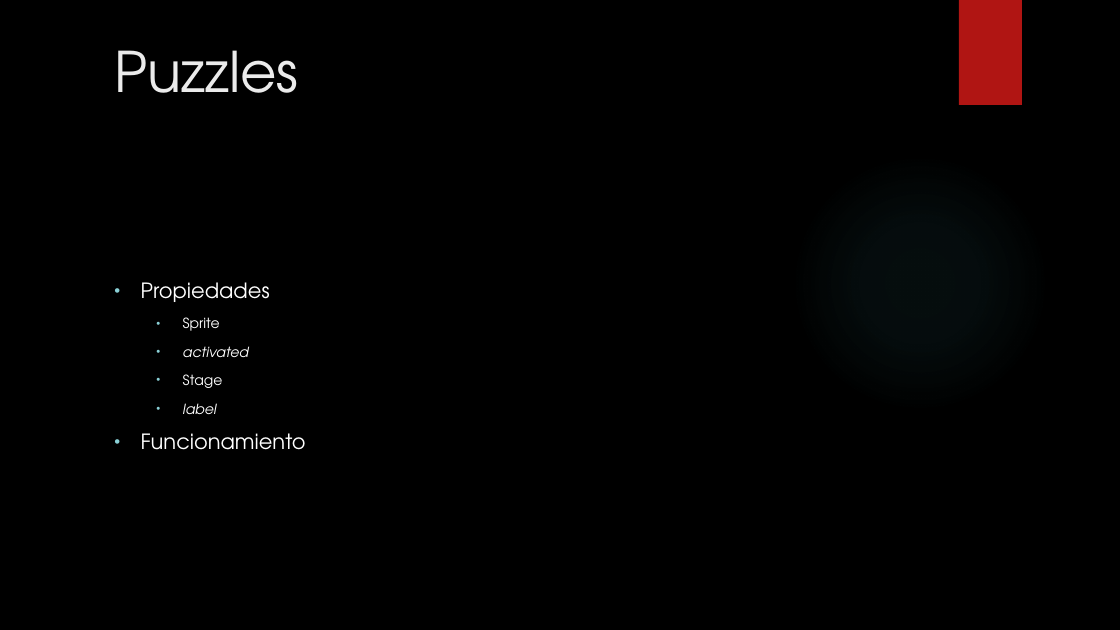
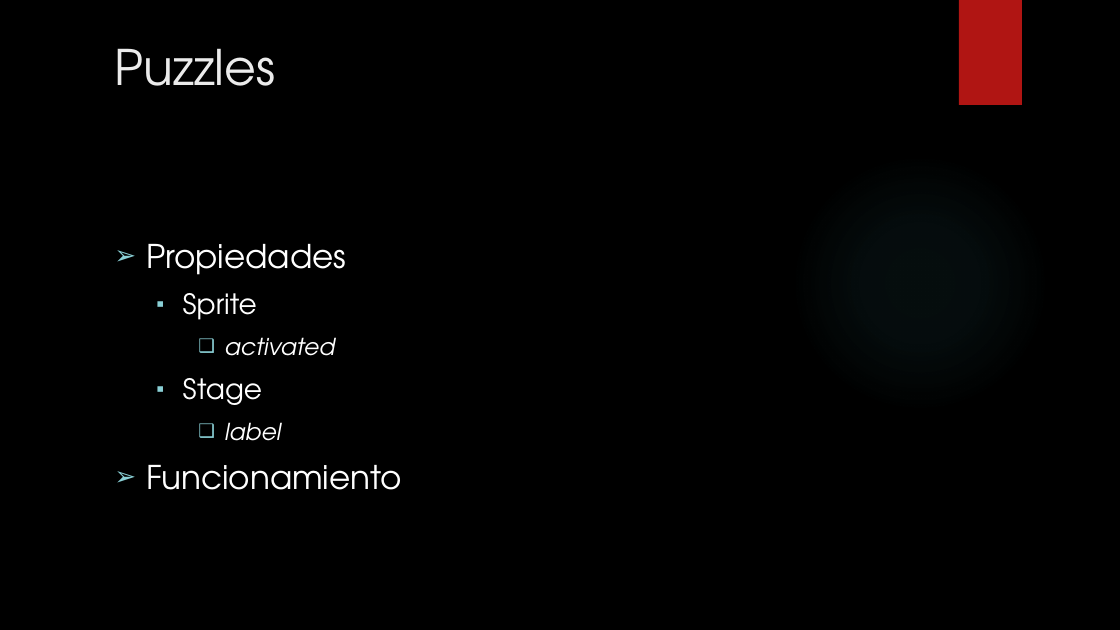
Before and after one commit to Athoka/Link, a slide deck: slide 9 of Presentacion/The Legend of Link.pptx (slide 12 before the commit). Drawn at 1120x630 pixels with LibreOffice and Linux fonts; fonts in the diff are those of the drawing; background and template pictures are left out. Boxes give left, top, right and bottom in pixels: in the first picture for what was removed or moved away, otherwise in the second. Text is boxed around its words. In the diff, an @@ line names an element or a change of style, - is before the commit and + after.

```diff
--- a/Presentacion/The Legend of Link.pptx
+++ b/Presentacion/The Legend of Link.pptx
@@ title "Puzzles" at [114, 48, 275, 86]: size 48 to 42 pt @@
@@ text "Propiedades" at [146, 244, 402, 490]: size 18 to 28 pt in "Propiedades", "Funcionamiento"; size 12 to 24 pt in "Sprite", "Stage"; size 12 to 20 pt in "activated", "label"; bullet • to ➢; bullet • to ▪; bullet • to ❑; list level 2 to 3 in "activated"; list level 2 to 3 in "label" @@
```
Also in this commit, not shown: 9 other slides changed, 1 slide added, 3 slides removed.
